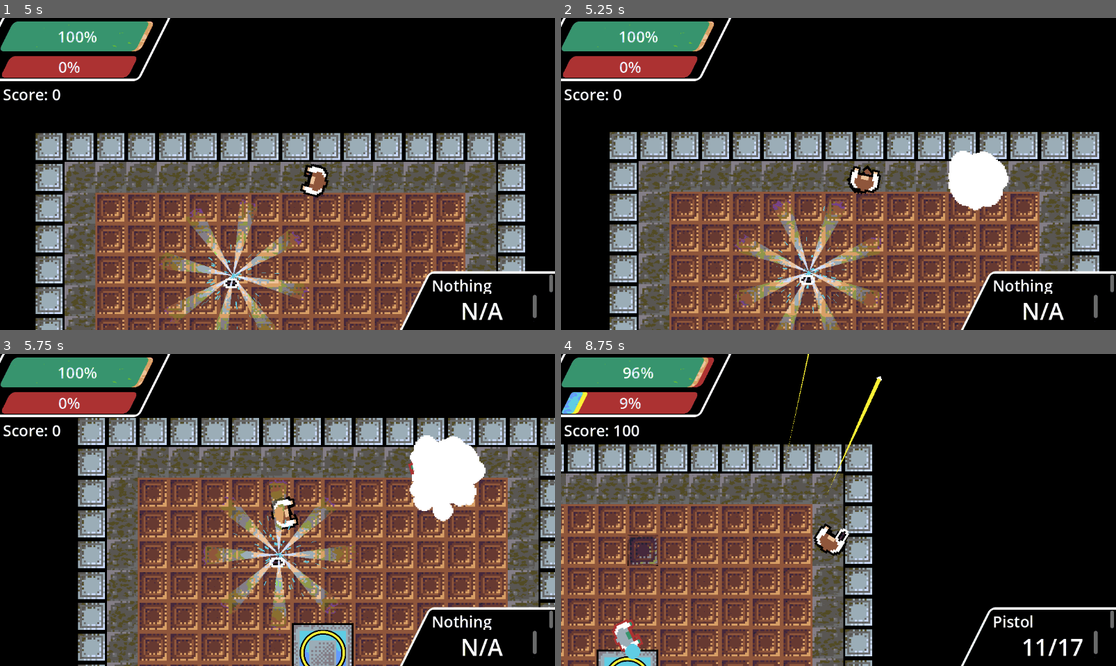
Above: before the commit, frames 1-4 (two rows, left to right).
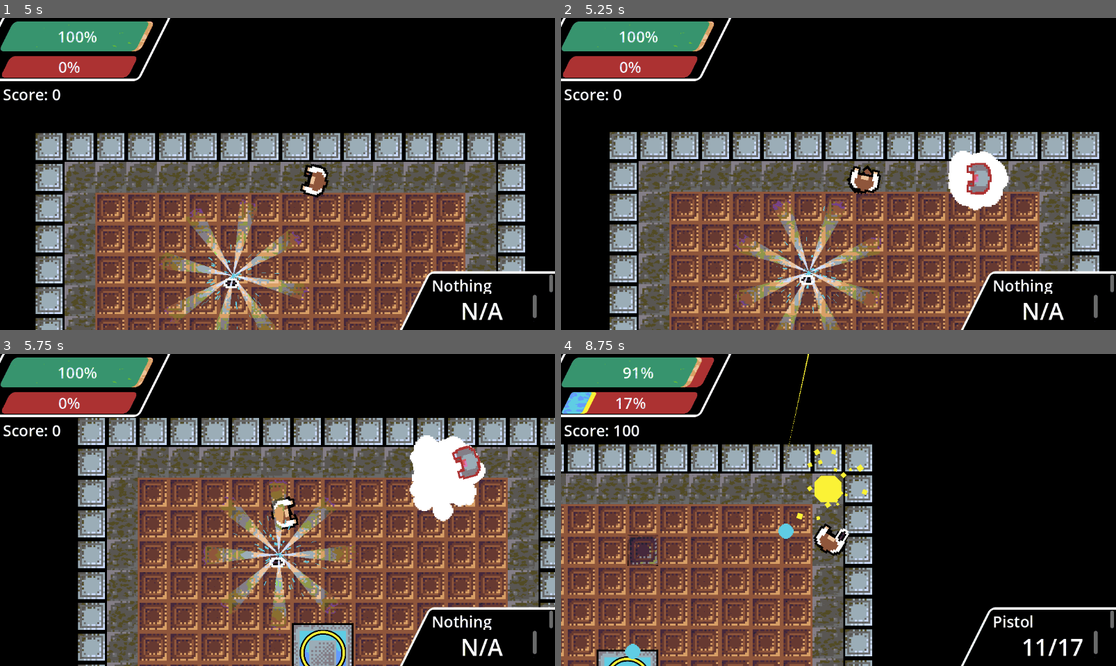
Above: after the commit, the same moments.

Repository: DriftWare07/gdod-jam-25
Game: Godot game, scene res://scenes/main.tscn
Same seed, same stepped clock (60 frames per second), same inputs: the game is played once before the commit and once after it.
Inputs (mouse positions are in pixels of both pictures, inside the frame that each line leads up to):
- Up to frame 1 (5 s): move the mouse to (399, 158) at 0.52 s; press the mouse at (399, 158) at 0.53 s; hold D (right) 0.53-1.28 s; move the mouse to (166, 189) at 1.27 s; release the mouse at (166, 189) at 1.28 s; hold S (down) 1.28-2.03 s; click (166, 189) at 1.35 s; move the mouse to (333, 105) at 2.02 s; press the mouse at (333, 105) at 2.03 s; hold D (right) 2.03-2.78 s; move the mouse to (249, 236) at 2.77 s; release the mouse at (249, 236) at 2.78 s; hold W (up) 2.78-3.53 s; click (249, 236) at 2.85 s; move the mouse to (444, 220) at 3.52 s; press the mouse at (444, 220) at 3.53 s; hold A (left) from 3.53 s (still down); move the mouse to (111, 127) at 4.27 s; release the mouse at (111, 127) at 4.28 s; click (111, 127) at 4.35 s
- Up to frame 2 (5.25 s): move the mouse to (866, 174) at 5.02 s; release A (left) at 5.03 s; press the mouse at (866, 174) at 5.03 s; hold S (down) from 5.03 s (still down)
- Up to frame 3 (5.75 s): keep holding S (down)
- Up to frame 4 (8.75 s): move the mouse to (755, 432) at 5.77 s; release S (down) at 5.78 s; release the mouse at (755, 432) at 5.78 s; hold D (right) 5.78-6.53 s; click (755, 432) at 5.85 s; move the mouse to (960, 494) at 6.52 s; press the mouse at (960, 494) at 6.53 s; hold W (up) 6.53-7.28 s; move the mouse to (727, 525) at 7.27 s; release the mouse at (727, 525) at 7.28 s; hold D (right) 7.28-8.03 s; click (727, 525) at 7.35 s; move the mouse to (894, 441) at 8.02 s; press the mouse at (894, 441) at 8.03 s; hold S (down) from 8.03 s (still down)

Frame 1 is identical in both runs. In frame 2, 0.4% of the frame differs, in the area x 73-78%, y 46-57%; in frame 3, 0.4%; in frame 4, 1.7%, in the area x 1-58%, y 1-96%.

Commit message:
Fixed Zombie Sprites and removed menu in between levels

Diff:
--- a/gdod-jam-25/scenes/enemies/robot/robot.tscn
+++ b/gdod-jam-25/scenes/enemies/robot/robot.tscn
@@ -60,7 +60,7 @@
 color_ramp = SubResource("GradientTexture1D_8n0ui")
 
 [node name="Robot" type="CharacterBody2D"]
-z_index = 1
+z_index = 2
 collision_layer = 2
 collision_mask = 3
 script = ExtResource("1_8n0ui")
--- a/gdod-jam-25/scenes/floormanager.gd
+++ b/gdod-jam-25/scenes/floormanager.gd
@@ -57,6 +57,7 @@
 	$elevatorEffect.emitting = true
 	audio.increase_reverb()
 	$upgrade_menu.show()
+	next_level()
 
 #move to previous floor when player steps on fallen tile
 func next_level():
--- a/gdod-jam-25/scenes/main.tscn
+++ b/gdod-jam-25/scenes/main.tscn
@@ -111,20 +111,6 @@
 grow_vertical = 2
 theme = ExtResource("5_85g3d")
 
-[node name="continueButton" type="Button" parent="level/upgrade_menu/Control"]
-layout_mode = 1
-anchors_preset = -1
-anchor_left = 0.528
-anchor_top = 0.84
-anchor_right = 0.528
-anchor_bottom = 0.84
-offset_left = -88.256
-offset_top = -24.32
-offset_right = 87.744
-offset_bottom = 23.68
-text = "Continue
-"
-
 [node name="player" parent="." instance=ExtResource("2_i30qc")]
 position = Vector2(0, -5)
 
@@ -141,4 +127,3 @@
 }
 
 [connection signal="body_entered" from="level" to="level" method="_on_body_entered"]
-[connection signal="pressed" from="level/upgrade_menu/Control/continueButton" to="level" method="next_level"]
--- a/gdod-jam-25/scenes/spawnpath.tscn
+++ b/gdod-jam-25/scenes/spawnpath.tscn
@@ -1,7 +1,8 @@
-[gd_scene load_steps=9 format=3 uid="uid://bm7no1b2y58ow"]
+[gd_scene load_steps=10 format=3 uid="uid://bm7no1b2y58ow"]
 
 [ext_resource type="Script" uid="uid://d37gk7e47v580" path="res://scripts/spawnpath.gd" id="1_p700c"]
 [ext_resource type="PackedScene" uid="uid://256aql77ixgf" path="res://scenes/enemies/zombie/zombie.tscn" id="2_gsdyw"]
+[ext_resource type="PackedScene" uid="uid://bayqxdsifslln" path="res://scenes/enemies/robot/robot.tscn" id="3_82dpr"]
 [ext_resource type="AudioStream" uid="uid://k5rkfxcbrsst" path="res://assets/sounds/560124__steaq__a-teleportation.ogg" id="3_gsdyw"]
 [ext_resource type="Texture2D" uid="uid://dcy0ab042i50b" path="res://assets/spawn.png" id="4_vk5xr"]
 
@@ -37,7 +38,7 @@
 [node name="spawner" type="PathFollow2D" parent="."]
 position = Vector2(32, 240)
 script = ExtResource("1_p700c")
-enemies = Array[PackedScene]([ExtResource("2_gsdyw")])
+enemies = Array[PackedScene]([ExtResource("2_gsdyw"), ExtResource("3_82dpr")])
 
 [node name="spawntimer" type="Timer" parent="spawner"]
 wait_time = 2.5
Binary file changed: gdod-jam-25/assets/gdodjam25enemies.png
